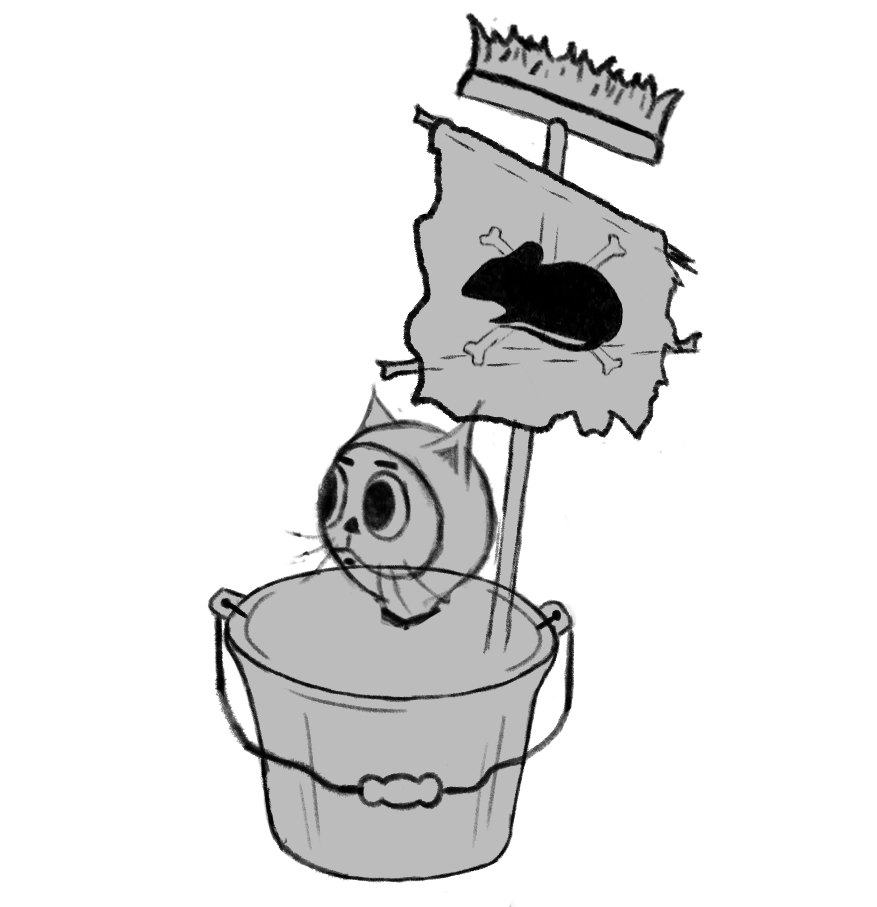
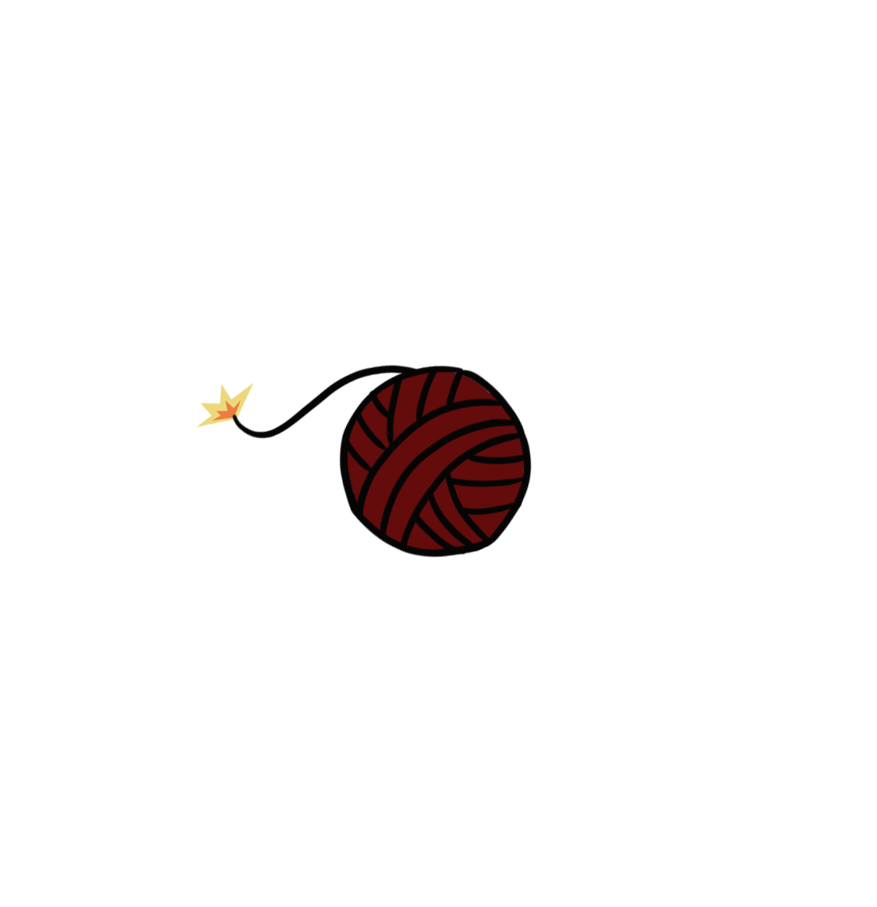
Two versions of the same layered image (877 × 907). Layer-by-layer changes:
added group "bombRED" with 3 layers above "Group 6" over [196, 364, 533, 558]
added layer "Layer 59" (2nd of 2, in "bombRED") in group "bombRED" over [231, 364, 533, 558]
added layer "Layer 62" (2nd of 2, in "bombRED") in group "bombRED" over [196, 382, 254, 429]
added layer "Layer 61" in group "bombRED" over [343, 367, 526, 553]
hid group "Group 6" (13 layers) over [196, 12, 703, 907]
